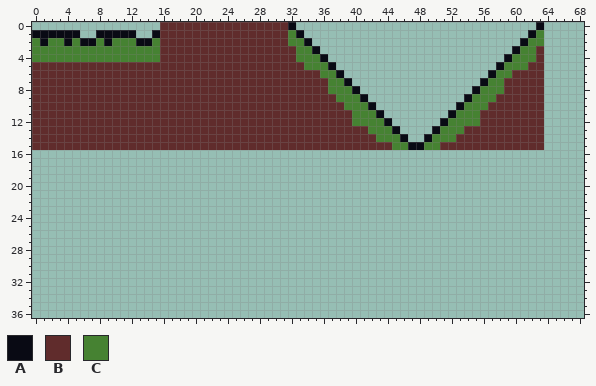
Sprite sheet: assets/dirt_sprite_shit.png. Above is the file before it was changed.
The file is 128x128 pixels. Shown: x 0..68, y 0..36.
Palette (. is transparent): A #090a14  B #602c2c  C #468232
Pixels before (only the part around the change), first column x 0:
 0 ................BBBBBBBBBBBBBBBBA..............................A.....
 1 AAAAAA..AAAAA..ABBBBBBBBBBBBBBBBCA............................AC.....
 2 CACCACAACACCCAACBBBBBBBBBBBBBBBBCCA..........................ACC.....
 3 CCCCCCCCCCCCCCCCBBBBBBBBBBBBBBBBBCCA........................ACCB.....
 4 CCCCCCCCCCCCCCCCBBBBBBBBBBBBBBBBBCCCA......................ACCCB.....
 5 BBBBBBBBBBBBBBBBBBBBBBBBBBBBBBBBBBCCCA....................ACCCBB.....
 6 BBBBBBBBBBBBBBBBBBBBBBBBBBBBBBBBBBBBCCA..................ACCBBBB.....
 7 BBBBBBBBBBBBBBBBBBBBBBBBBBBBBBBBBBBBBCCA................ACCBBBBB.....
 8 BBBBBBBBBBBBBBBBBBBBBBBBBBBBBBBBBBBBBCCCA..............ACCCBBBBB.....
 9 BBBBBBBBBBBBBBBBBBBBBBBBBBBBBBBBBBBBBBCCCA............ACCCBBBBBB.....
10 BBBBBBBBBBBBBBBBBBBBBBBBBBBBBBBBBBBBBBBCCCA..........ACCCBBBBBBB.....
11 BBBBBBBBBBBBBBBBBBBBBBBBBBBBBBBBBBBBBBBBCCCA........ACCCBBBBBBBB.....
12 BBBBBBBBBBBBBBBBBBBBBBBBBBBBBBBBBBBBBBBBCCCCA......ACCCCBBBBBBBB.....
13 BBBBBBBBBBBBBBBBBBBBBBBBBBBBBBBBBBBBBBBBBBCCCA....ACCCBBBBBBBBBB.....
14 BBBBBBBBBBBBBBBBBBBBBBBBBBBBBBBBBBBBBBBBBBBCCCA..ACCCBBBBBBBBBBB.....
15 BBBBBBBBBBBBBBBBBBBBBBBBBBBBBBBBBBBBBBBBBBBBBCCAACCBBBBBBBBBBBBB.....
16 .....................................................................
17 .....................................................................
18 .....................................................................
19 .....................................................................
20 .....................................................................
21 .....................................................................
22 .....................................................................
23 .....................................................................
24 .....................................................................
25 .....................................................................
26 .....................................................................
27 .....................................................................
28 .....................................................................
29 .....................................................................
30 .....................................................................
31 .....................................................................
32 .....................................................................
33 .....................................................................
34 .....................................................................
35 .....................................................................
36 .....................................................................
After the commit:
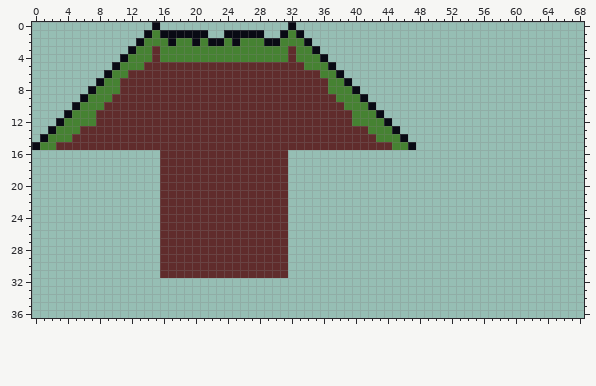
Diff:
Colour A now appears in row 0 at x 15; in row 1 at x 14.
The author changed colour B to colour A in row 1 at x 16 to 21, 24 to 28 and 31; in row 2 at x 17, 20, 22 to 23, 25 and 29 to 30; in row 5 at x 10; in row 6 at x 9; in row 7 at x 8; in row 8 at x 7.
The author changed colour B to colour A in row 9 at x 6; in row 10 at x 5; in row 11 at x 4; in row 12 at x 3; in row 13 at x 2; in row 14 at x 1.
The author changed colour B to colour A in row 15 at x 0.
The author changed colour C to colour A in row 3 at x 12; in row 4 at x 11.
Colour B now appears in rows 16 to 31 at x 16 to 31.
The author changed colour C to colour B in rows 3 to 4 at x 15.
The author changed colour A to colour C in row 1 at x 15; in row 2 at x 14.
The author changed colour B to colour C in row 2 at x 16, 18 to 19, 21, 24, 26 to 28 and 31; in rows 3 to 4 at x 16 to 31; in row 5 at x 11 to 13; in row 6 at x 10 to 11; in row 7 at x 9 to 10; in row 8 at x 8 to 10.
The author changed colour B to colour C in row 9 at x 7 to 9; in row 10 at x 6 to 8; in row 11 at x 5 to 7; in row 12 at x 4 to 7; in row 13 at x 3 to 5; in row 14 at x 2 to 4.
The author changed colour B to colour C in row 15 at x 1 to 2.
The author cleared colour A in row 0 at x 63; in row 1 at x 0 to 5, 8 to 12 and 62; in row 2 at x 1, 4, 6 to 7, 9 and 61; in row 3 at x 60; in row 4 at x 59; in row 5 at x 58.
The author cleared colour A in row 6 at x 57; in row 7 at x 56; in row 8 at x 55; in row 9 at x 54; in row 10 at x 53; in row 11 at x 52.
The author cleared colour A in row 12 at x 51; in row 13 at x 50; in row 14 at x 49; in row 15 at x 48.
The author cleared colour B in row 0 at x 16 to 31; in row 1 at x 22 to 23 and 29 to 30; in rows 3 to 4 at x 63; in row 5 at x 0 to 9 and 62 to 63; in row 6 at x 0 to 8 and 60 to 63; in row 7 at x 0 to 7 and 59 to 63.
The author cleared colour B in row 8 at x 0 to 6 and 59 to 63; in row 9 at x 0 to 5 and 58 to 63; in row 10 at x 0 to 4 and 57 to 63; in row 11 at x 0 to 3 and 56 to 63; in row 12 at x 0 to 2 and 56 to 63; in row 13 at x 0 to 1 and 54 to 63.
The author cleared colour B in row 14 at x 0 and 53 to 63; in row 15 at x 51 to 63.
The author cleared colour C in row 1 at x 63; in row 2 at x 0, 2 to 3, 5, 8, 10 to 12 and 62 to 63; in row 3 at x 0 to 11 and 61 to 62; in row 4 at x 0 to 10 and 60 to 62; in row 5 at x 59 to 61; in row 6 at x 58 to 59.
The author cleared colour C in row 7 at x 57 to 58; in row 8 at x 56 to 58; in row 9 at x 55 to 57; in row 10 at x 54 to 56; in row 11 at x 53 to 55; in row 12 at x 52 to 55.
The author cleared colour C in row 13 at x 51 to 53; in row 14 at x 50 to 52; in row 15 at x 49 to 50.
Changed places in both pictures, as pixel boxes (x1, y1, x2, y2):
changed: (32, 22, 288, 150)
erased: (416, 22, 544, 150)
added: (160, 150, 288, 278)
